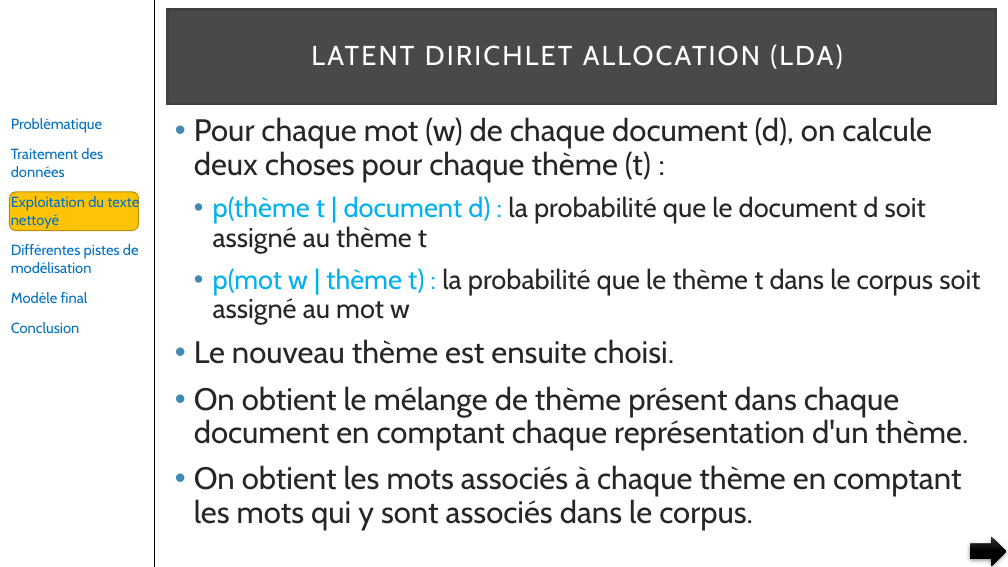
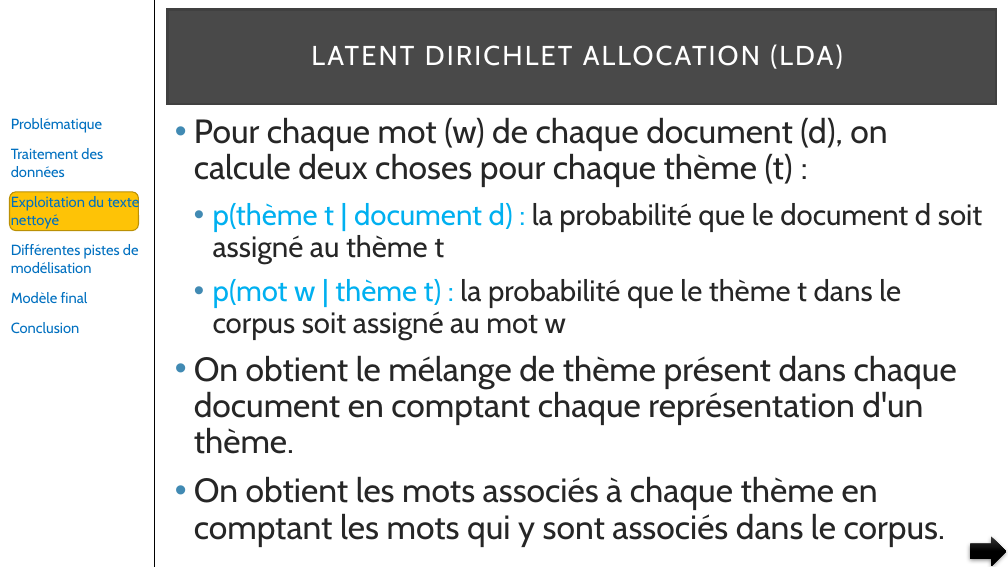
Before and after one commit to pfroide/python, a slide deck: slide 19 of Projet_6/p6_presentation.pptx. Drawn at 1008x567 pixels with LibreOffice and Linux fonts; fonts in the diff are those of the drawing. Boxes give left, top, right and bottom in pixels: in the first picture for what was removed or moved away, otherwise in the second. Text is boxed around its words. In the diff, an @@ line names an element or a change of style, - is before the commit and + after.

Commit message:
Corrections de typos

```diff
--- a/Projet_6/p6_presentation.pptx
+++ b/Projet_6/p6_presentation.pptx
@@ text "Pour chaque mot (w) de ..." at (x1=194, y1=117, x2=982, y2=547): size 29.6 to 32 pt in "Pour chaque mot (w) de chaque document ...", "On obtient le mélange de thème présent ...", "On obtient les mots associés à chaque ..."; size 25.9 to 28 pt in "p(thème t | document d) : la ...", "p(mot w | thème t) : la ..." @@
@@ text at (x1=194, y1=339, x2=674, y2=364): paragraph removed @@
-• Le nouveau thème est ensuite choisi.
```
Also in this commit, not shown: 2 other slides changed.
